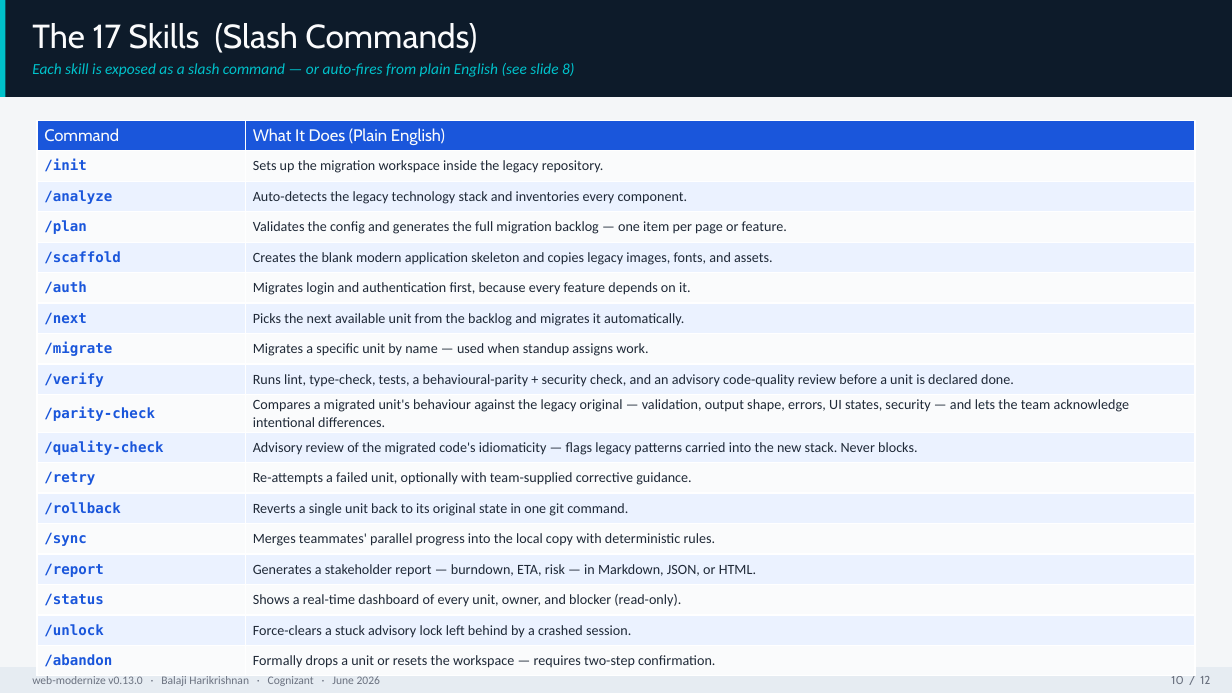
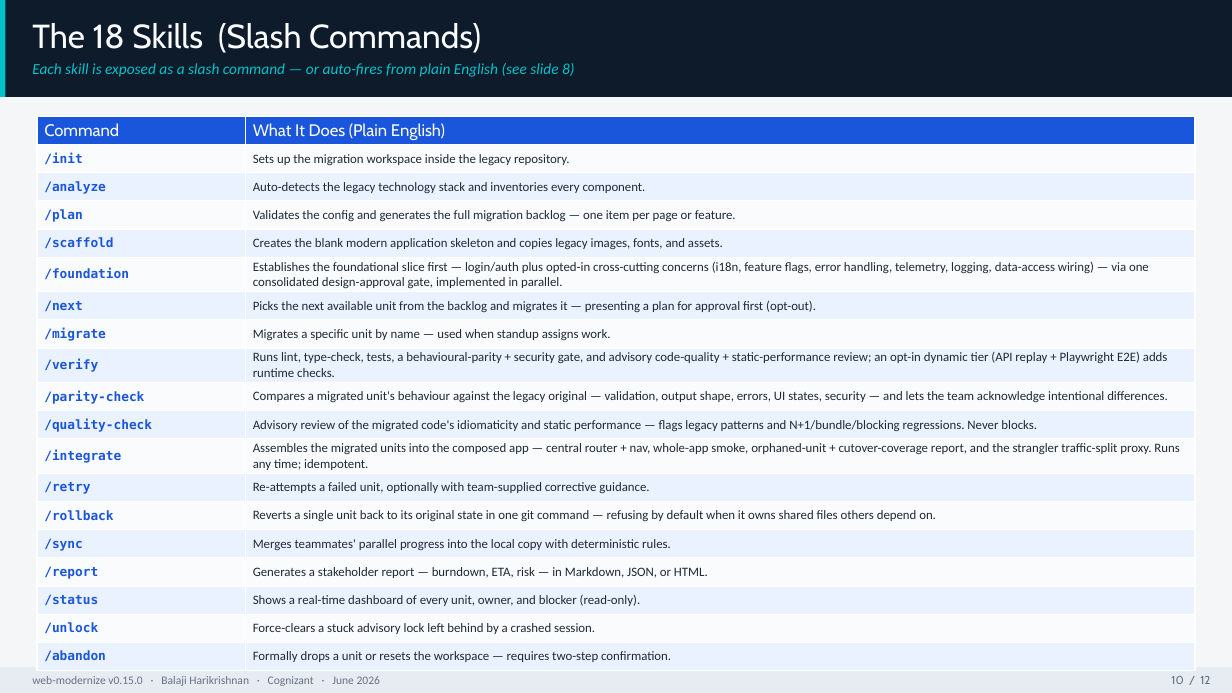
Before and after one commit to balaji-hari/web-mordernize, a slide deck: slide 10 of docs/decks/web-modernize-presentation.pptx. Drawn at 1232x693 pixels with LibreOffice and Linux fonts; fonts in the diff are those of the drawing. Boxes give left, top, right and bottom in pixels: in the first picture for what was removed or moved away, otherwise in the second. Text is boxed around its words. In the diff, an @@ line names an element or a change of style, - is before the commit and + after.

```diff
--- a/docs/decks/web-modernize-presentation.pptx
+++ b/docs/decks/web-modernize-presentation.pptx
@@ text at box(32, 23, 481, 53): text changed @@
-The 17 Skills (Slash Commands)
+The 18 Skills (Slash Commands)
@@ table at box(37, 116, 1196, 666) @@
-row 6, column 1: /auth
+row 6, column 1: /foundation
-row 6, column 2: Migrates login and authentication first, because every feature depends on it.
+row 6, column 2: Establishes the foundational slice first — login/auth plus opted-in cross-cutting concerns (i18n, feature flags, error handling, telemetry, logging, data-access wiring) — via one consolidated design-approval gate, implemented in parallel.
-row 7, column 2: Picks the next available unit from the backlog and migrates it automatically.
+row 7, column 2: Picks the next available unit from the backlog and migrates it — presenting a plan for approval first (opt-out).
-row 9, column 2: Runs lint, type-check, tests, a behavioural-parity + security check, and an advisory code-quality review before a unit is declared done.
+row 9, column 2: Runs lint, type-check, tests, a behavioural-parity + security gate, and advisory code-quality + static-performance review; an opt-in dynamic tier (API replay + Playwright E2E) adds runtime checks.
-row 11: /quality-check | Advisory review of the migrated code's idiomaticity — flags legacy patterns carried into the new stack. Never blocks.
+row 11: /quality-check | Advisory review of the migrated code's idiomaticity and static performance — flags legacy patterns and N+1/bundle/blocking regressions. Never blocks.
+row 12: /integrate | Assembles the migrated units into the composed app — central router + nav, whole-app smoke, orphaned-unit + cutover-coverage report, and the strangler traffic-split proxy. Runs any time; idempotent.
-row 14, column 2: Reverts a single unit back to its original state in one git command.
+row 14, column 2: Reverts a single unit back to its original state in one git command — refusing by default when it owns shared files others depend on.
@@ table: place and size @@
-table at box(37, 120, 1196, 672)
+table at box(37, 116, 1196, 666)
@@ text at box(32, 676, 380, 686): text changed @@
-web-modernize v0.13.0 · Balaji Harikrishnan · Cognizant · June 2026
+web-modernize v0.15.0 · Balaji Harikrishnan · Cognizant · June 2026
```
Also in this commit, not shown: 11 other slides changed, 40 other files.
